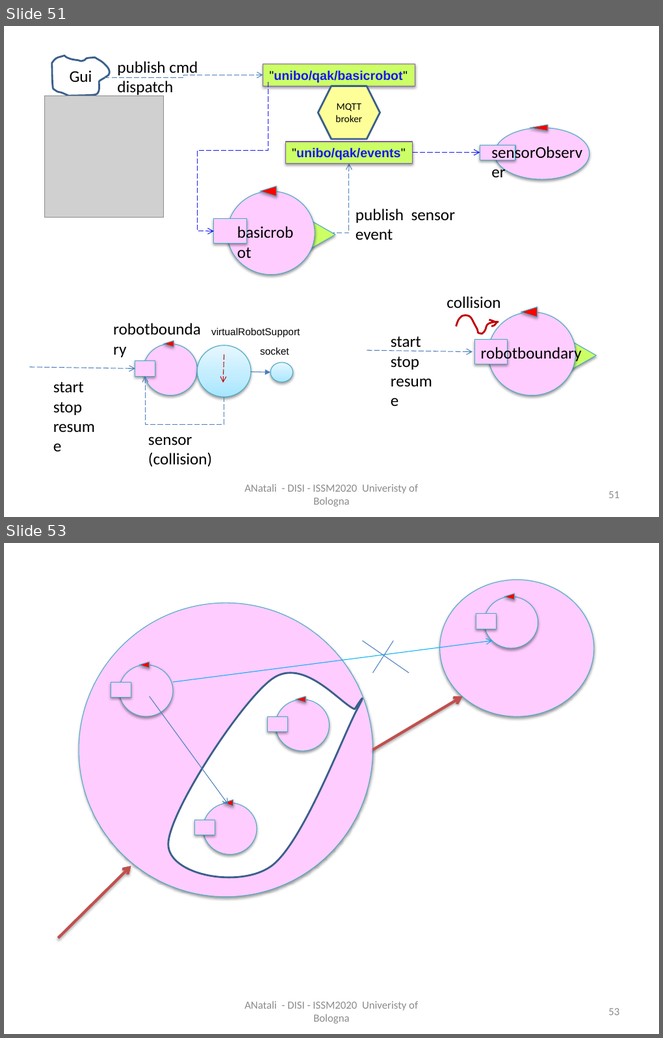
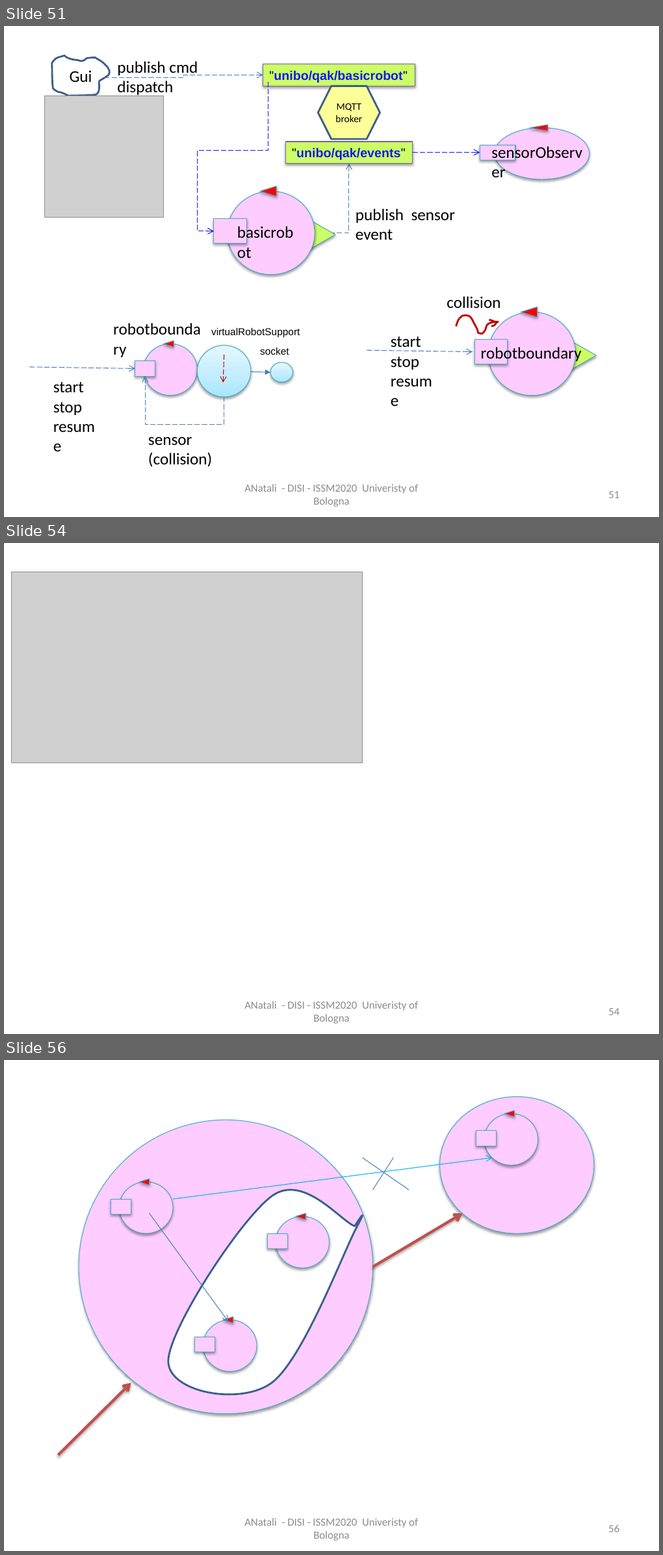
Before and after one commit to anatali/iss2020LabBo, a slide deck: it.unibo.issLabStart/userDocs/ISSM2020.pptx. Shown one above the other, each under a label of ours: slides 51 and 53 before the commit, slides 51, 54 and 56 after it; the slides between them are not shown. The pictures are 663x1038 and 663x1555 pixels, drawn with LibreOffice and Linux fonts; fonts in the diff are those of the drawing; grey boxes stand for pictures. Boxes give left, top, right and bottom in pixels: in the first picture for what was removed or moved away, otherwise in the second. Text is boxed around its words. In the diff, an @@ line names an element or a change of style, - is before the commit and + after.

```diff
--- a/it.unibo.issLabStart/userDocs/ISSM2020.pptx
+++ b/it.unibo.issLabStart/userDocs/ISSM2020.pptx
@@ slide 54 added at [4,543,659,1034], background #FFFFFF @@
@@ picture added at [12,572,362,763] @@
@@ text added at [244,1001,418,1024], 12 pt, text #8C8C8C @@
+ANatali - DISI - ISSM2020 Univeristy of Bologna
@@ page number added at [608,1008,620,1016], 12 pt, text #8C8C8C @@
+54
@@ what was slide 53 is now slide 56 @@
@@ page number at [608,1525,620,1533]: text changed @@
-53
+56
```
Also in this commit, not shown: 1 slide changed, 2 other slides added, 16 other files.
